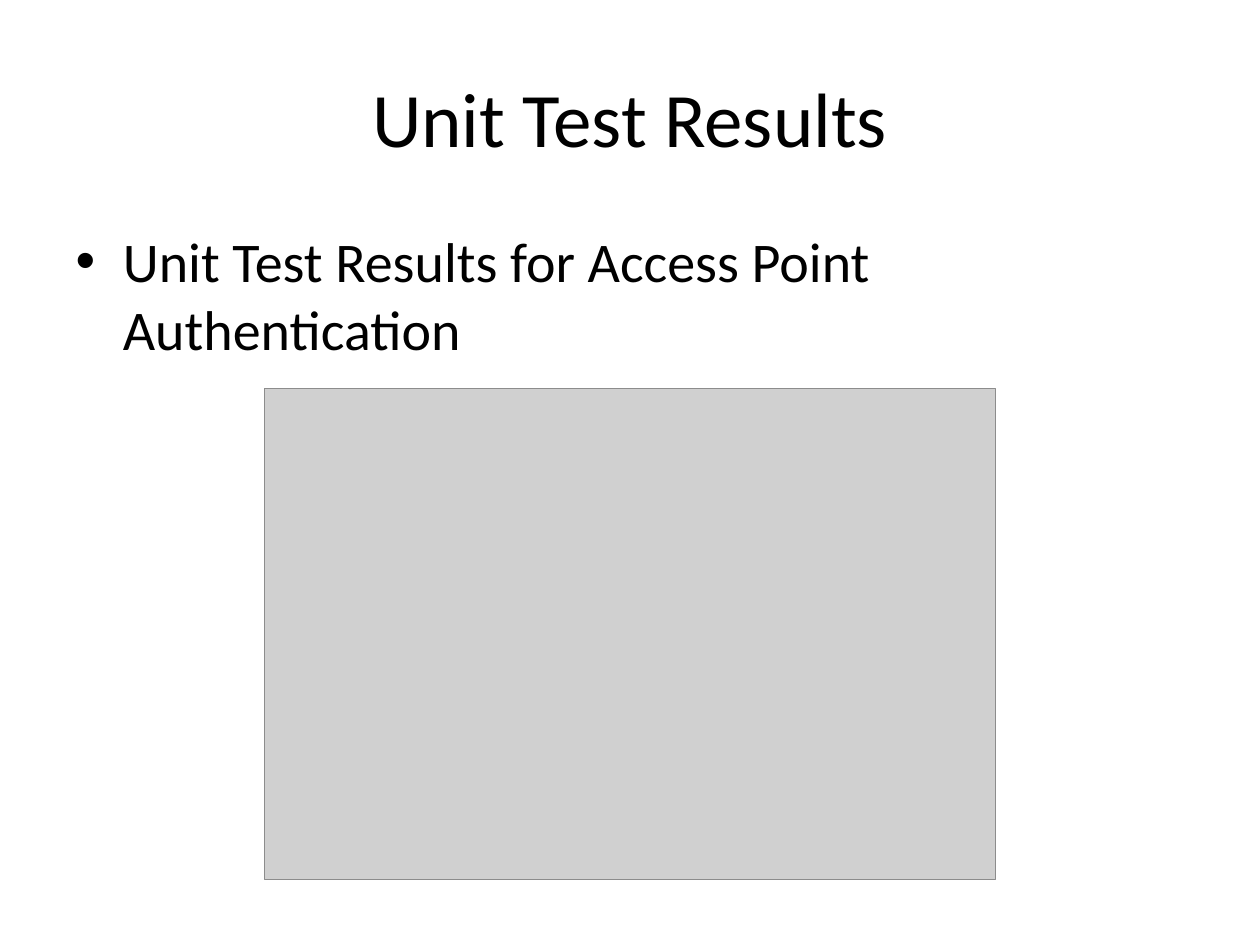
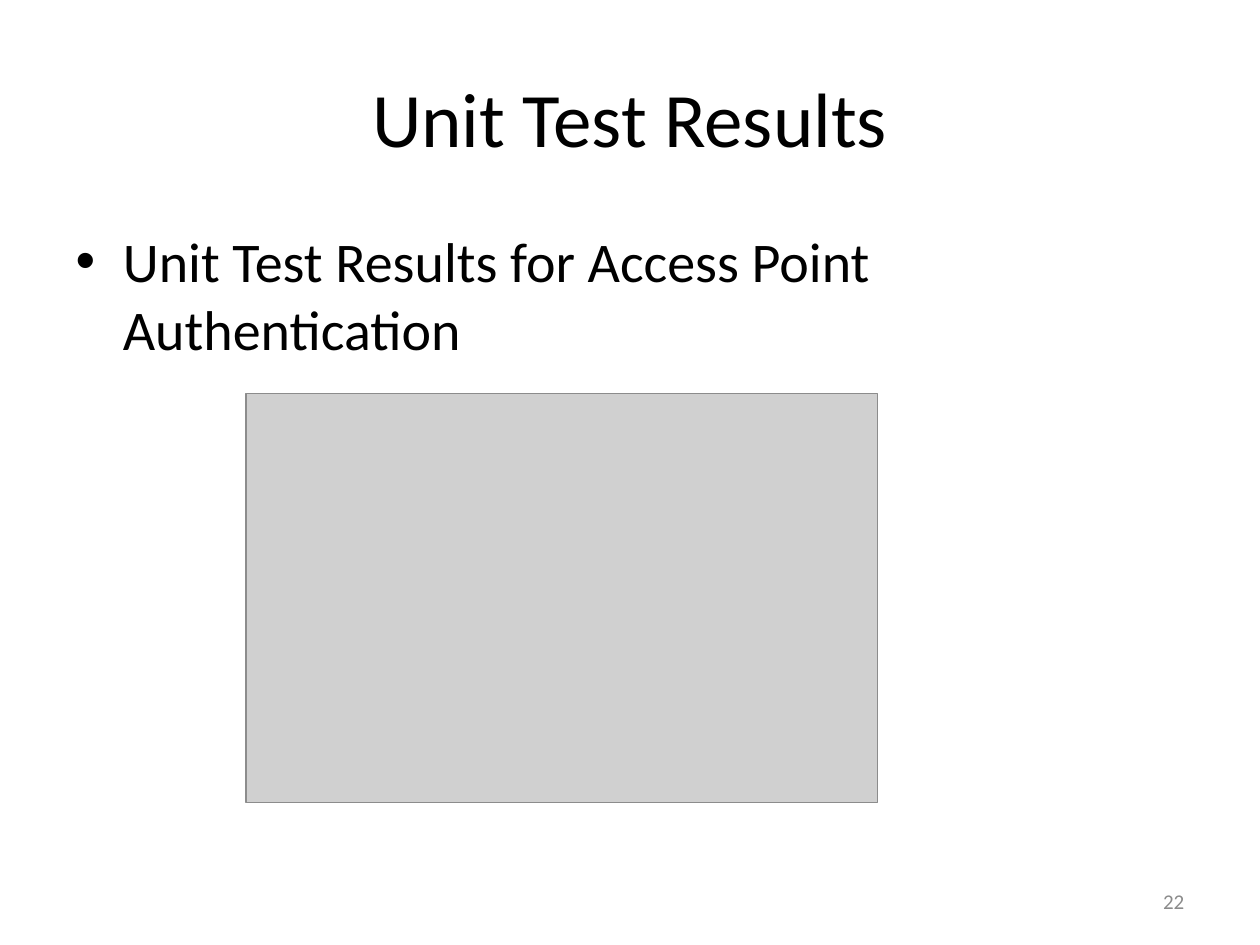
Before and after one commit to canleloglu/worddoc, a slide deck: slide 22 of sunum18Jan.pptx (slide 19 before the commit). Drawn at 1260x945 pixels with LibreOffice and Linux fonts; fonts in the diff are those of the drawing; grey boxes stand for pictures. Boxes give left, top, right and bottom in pixels: in the first picture for what was removed or moved away, otherwise in the second. Text is boxed around its words. In the diff, an @@ line names an element or a change of style, - is before the commit and + after.

```diff
--- a/sunum18Jan.pptx
+++ b/sunum18Jan.pptx
@@ picture resized from (x1=265, y1=389, x2=995, y2=879) to (x1=246, y1=393, x2=877, y2=801) @@
@@ page number added at (x1=1163, y1=895, x2=1184, y2=909), 12 pt, text #8C8C8C @@
+22
```
Also in this commit, not shown: 33 other slides changed, 3 slides added, 12 other files.
